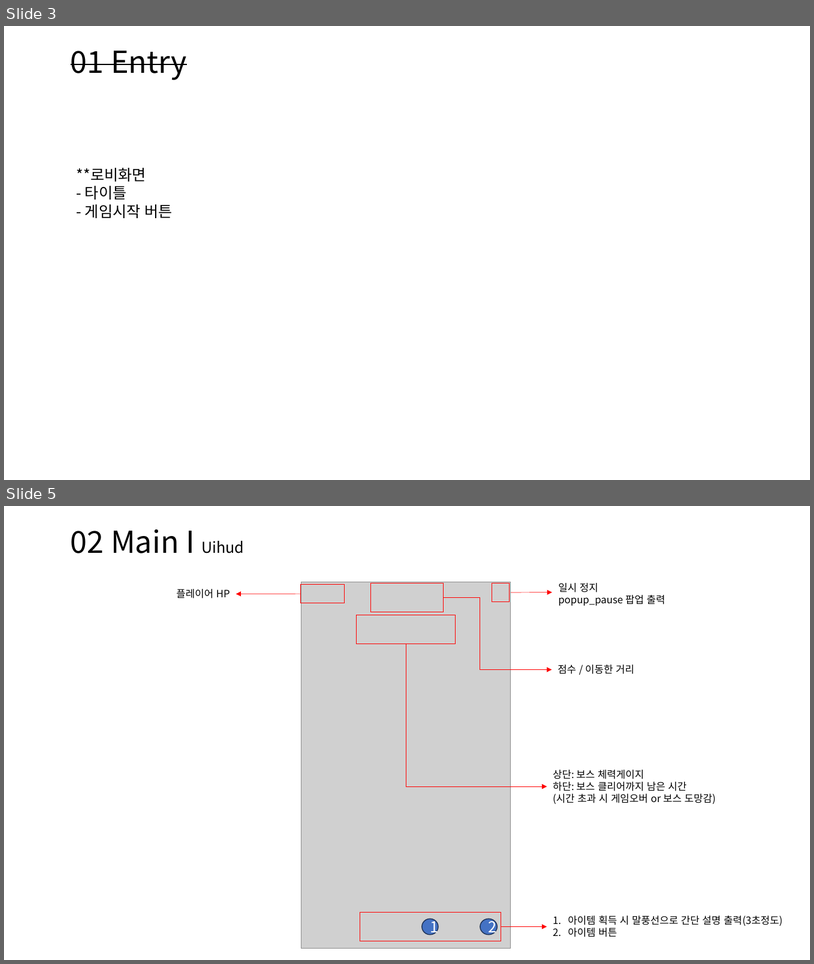
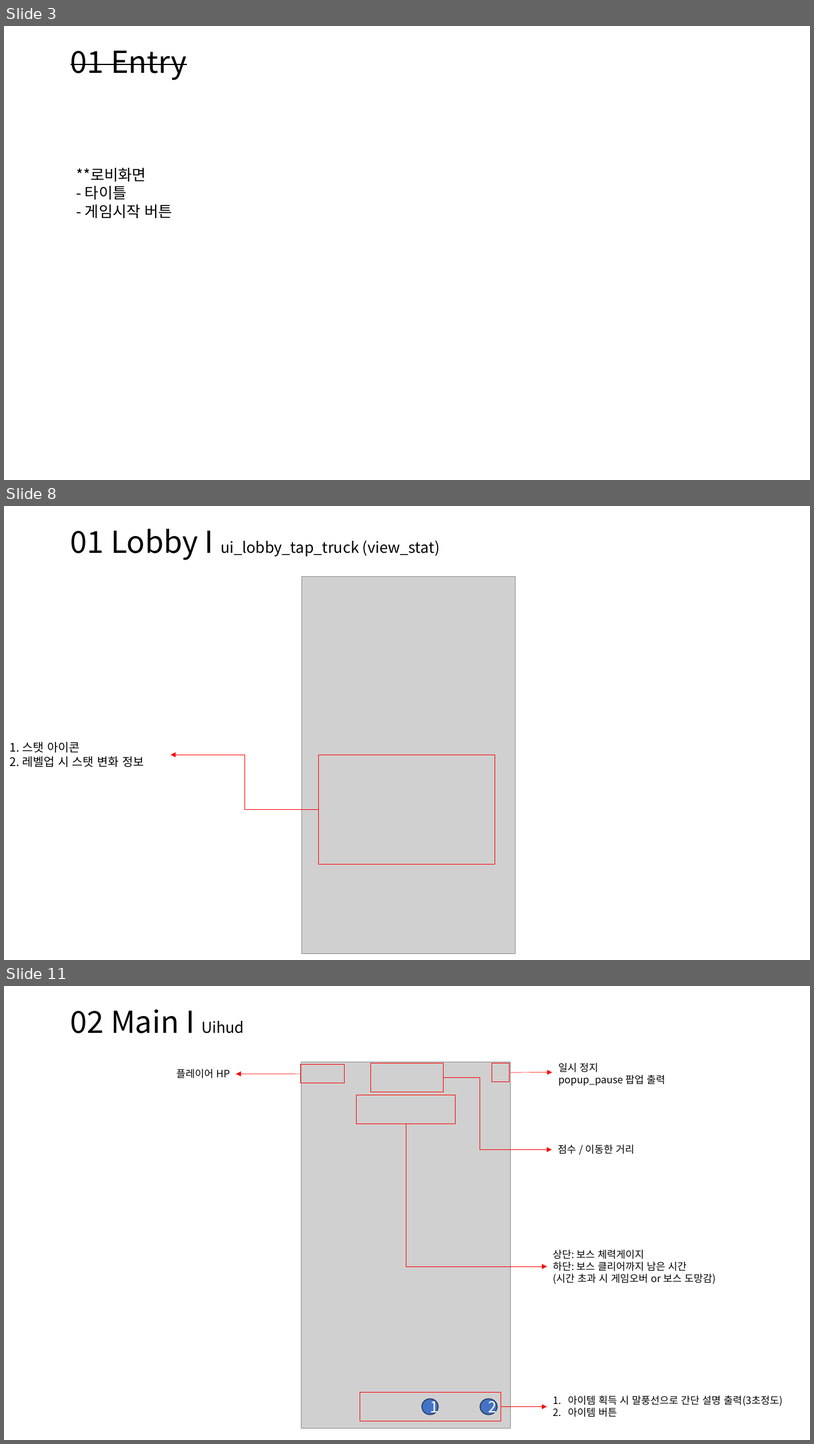
Before and after one commit to scorchLand/kci, a slide deck: 기획서/용사트럭 UI.pptx. Shown one above the other, each under a label of ours: slides 3 and 5 before the commit, slides 3, 8 and 11 after it; the slides between them are not shown. The pictures are 814x964 and 814x1444 pixels, drawn with LibreOffice and Linux fonts; fonts in the diff are those of the drawing; grey boxes stand for pictures. Boxes give left, top, right and bottom in pixels: in the first picture for what was removed or moved away, otherwise in the second. Text is boxed around its words. In the diff, an @@ line names an element or a change of style, - is before the commit and + after.

```diff
--- a/기획서/용사트럭 UI.pptx
+++ b/기획서/용사트럭 UI.pptx
@@ slide 8 added at (x1=4, y1=506, x2=810, y2=960), background #FFFFFF @@
@@ text added at (x1=71, y1=529, x2=440, y2=560), 18 pt, text #000000 @@
+01 Lobby I ui_lobby_tap_truck (view_stat)
@@ picture added at (x1=302, y1=577, x2=516, y2=954) @@
@@ text added at (x1=10, y1=741, x2=144, y2=767), 14 pt, text #000000 @@
+1. 스탯 아이콘
+2. 레벨업 시 스탯 변화 정보
@@ elbow arrow added from (319, 809) to (171, 754), #FF0000 0.5 pt @@
@@ rectangle added at (x1=319, y1=754, x2=495, y2=864), outline #FF0000 0.75 pt @@
@@ what was slide 5 is now slide 11 @@
```
Also in this commit, not shown: 2 slides changed, 5 other slides added, 1 other file.
